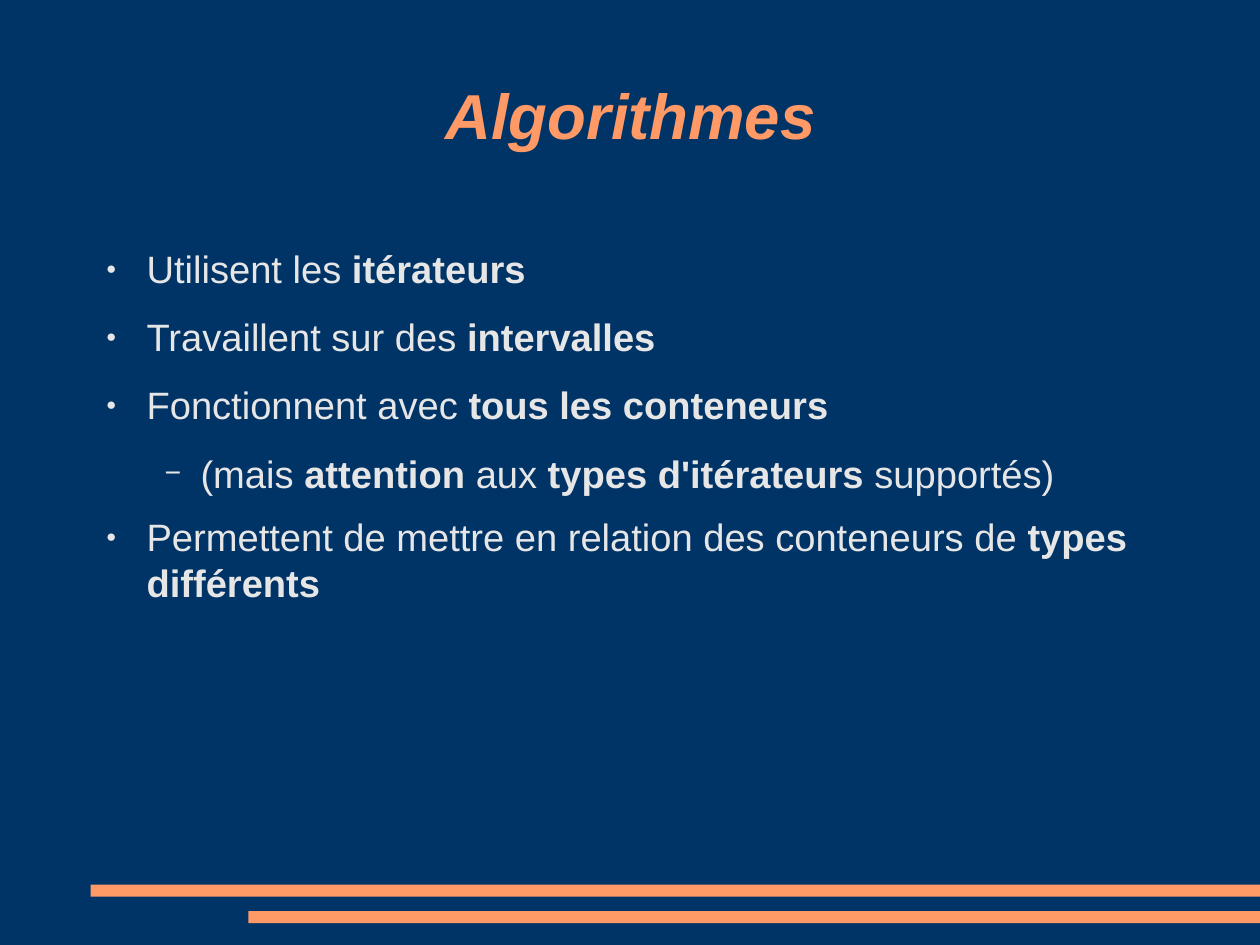
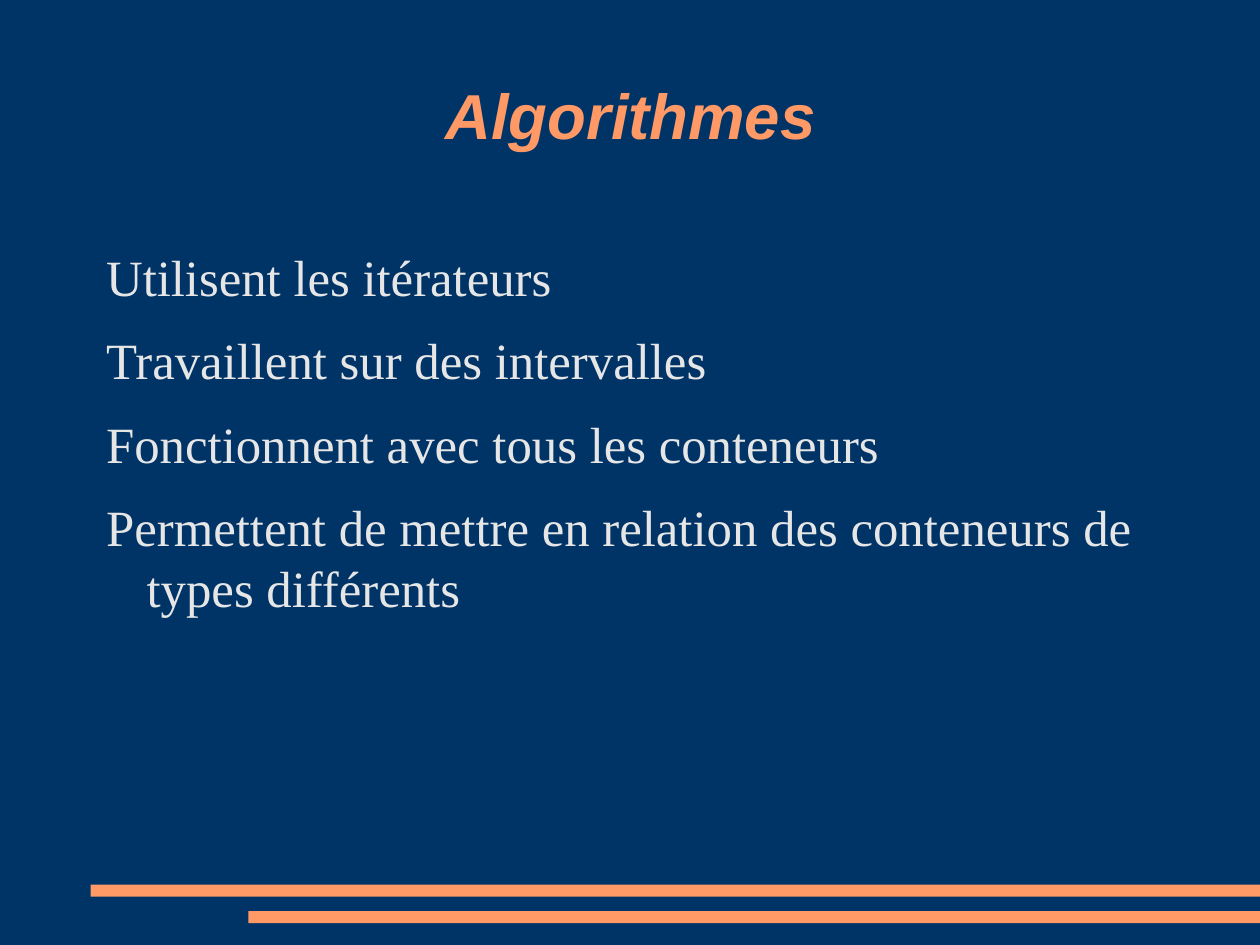
Before and after one commit to manu5801/cours-cplusplus, a slide deck: slide 29 of stl/stl.odp (slide 31 before the commit). Drawn at 1260x945 pixels with LibreOffice and Linux fonts; fonts in the diff are those of the drawing. Boxes give left, top, right and bottom in pixels: in the first picture for what was removed or moved away, otherwise in the second. Text is boxed around its words. In the diff, an @@ line names an element or a change of style, - is before the commit and + after.

```diff
--- a/stl/stl.odp
+++ b/stl/stl.odp
@@ text "Utilisent les itérateurs" at <box>106,260,1131,617</box>: size 24 to 32 pt, font Arial to Times New Roman; bold off in "itérateurs", "intervalles", "tous les conteneurs", "types différents"; bullet ● to none @@
@@ text at <box>201,460,1054,496</box>: paragraph removed @@
-  − (mais attention aux types d'itérateurs supportés)
```
Also in this commit, not shown: 20 other slides changed, 2 slides added, 3 slides removed, 9 other files.
